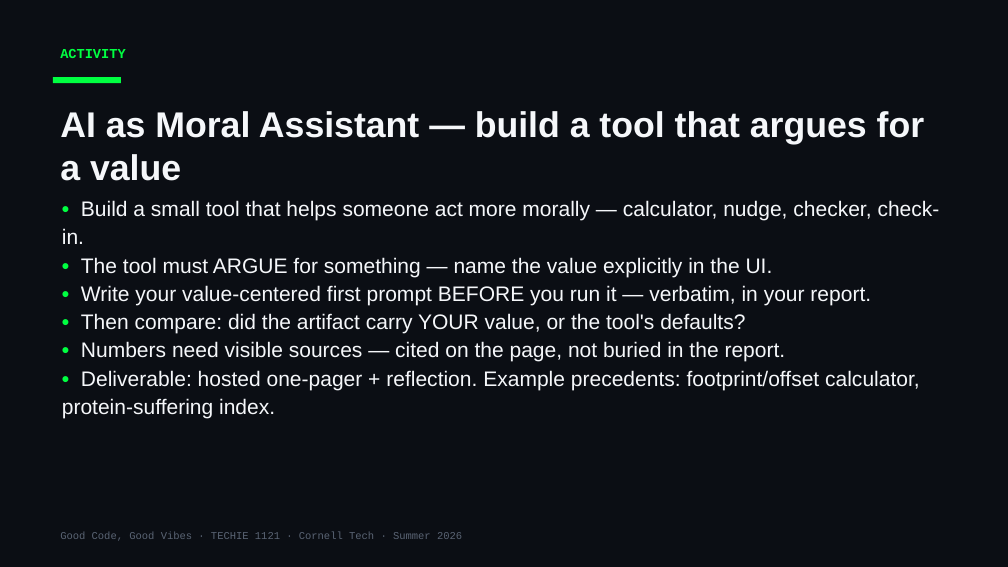
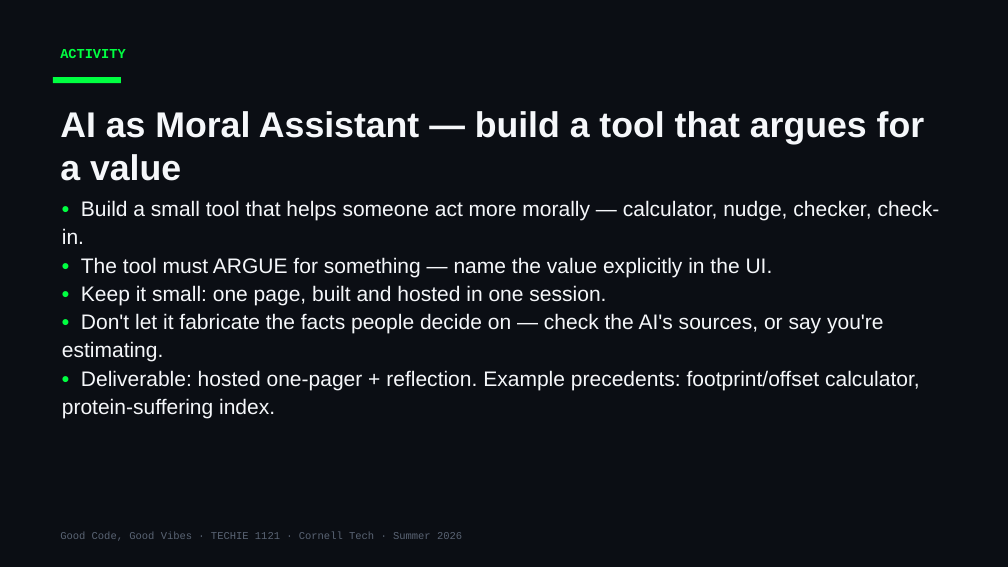
Before and after one commit to Cornell-Tech-Vibe-Coding-Summer-2026/website, a slide deck: slide 9 of slides/Week2-Mon-Values-In-Vibe-Coding.pptx. Drawn at 1008x567 pixels with LibreOffice and Linux fonts; fonts in the diff are those of the drawing. Boxes give left, top, right and bottom in pixels: in the first picture for what was removed or moved away, otherwise in the second. Text is boxed around its words. In the diff, an @@ line names an element or a change of style, - is before the commit and + after.

```diff
--- a/slides/Week2-Mon-Values-In-Vibe-Coding.pptx
+++ b/slides/Week2-Mon-Values-In-Vibe-Coding.pptx
@@ text at (x1=62, y1=285, x2=884, y2=362): text changed @@
-• Write your value-centered first prompt BEFORE you run it — verbatim, in your report.
-• Then compare: did the artifact carry YOUR value, or the tool's defaults?
-• Numbers need visible sources — cited on the page, not buried in the report.
+• Keep it small: one page, built and hosted in one session.
+• Don't let it fabricate the facts people decide on — check the AI's sources, or say you're estimating.
```
Also in this commit, not shown: 1 slide added, 3 other files.
